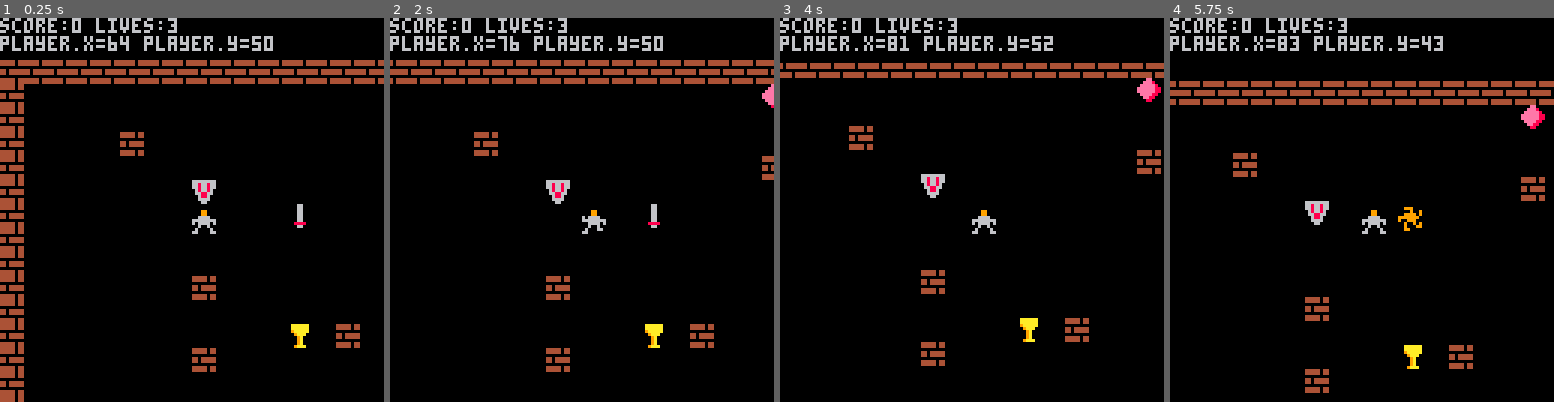
Above: before the commit, frames 1-4 (left to right).
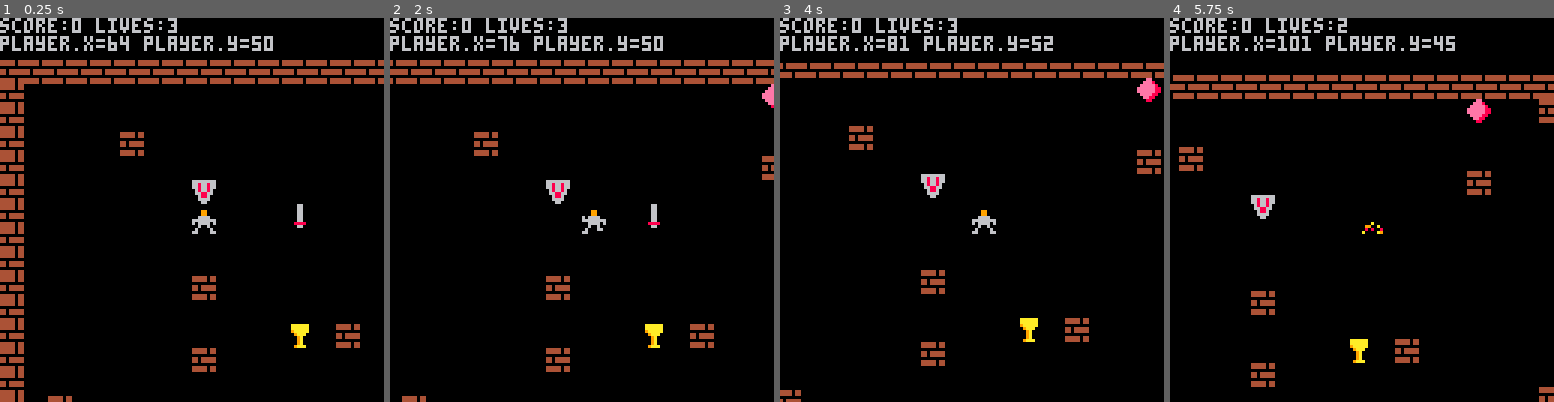
Above: after the commit, the same moments.

Repository: HNE74/pico8
Game: PICO-8 cartridge dtreasure/dtreasure.p8
Two runs of this game, one before a commit and one after it. Both use one fixed random seed, a clock stepped at 60 frames per second and the inputs below.
Inputs:
- Up to frame 1 (0.25 s): no input
- Up to frame 2 (2 s): tap X (X key) at 0.33, 1.07, 1.85 s; tap O (Z key) at 0.7, 1.7 s; hold Right from 1.6 s (still down)
- Up to frame 3 (4 s): release Right at 2.1 s; tap O (Z key) every 0.4 s from 2.1 to 3.7 s; hold Up 2.15-2.42 s; hold Right 2.47-3.03 s; tap X (X key) at 2.97 s; hold Left 3.08-3.58 s; hold Down 3.63-3.97 s
- Up to frame 4 (5.75 s): hold Right 4.02-4.68 s; tap X (X key) at 4.08, 5.2 s; tap O (Z key) every 0.4 s from 4.1 to 5.7 s; hold Up 4.73-5.03 s; hold Left 5.08-5.68 s; hold Down from 5.73 s (still down)

The runs differ from the first frame. In frame 1, less than 0.1% of the frame differs, in the area x 12-19%, y 98-100%; in frame 2, less than 0.1%; in frame 3, 0.1%; in frame 4, 11%, in the area x 0-100%, y 1-100%.

Commit message:
fix sword dragon collision

Diff:
--- a/dtreasure/dtreasure.p8
+++ b/dtreasure/dtreasure.p8
@@ -23,7 +23,7 @@
   world.tiles={}
   world.width=30
   world.height=30
-  world.obstacles=20
+  world.obstacles=25
 
   for y=1,world.height do
     world[y]={}
@@ -118,7 +118,7 @@
 function create_shield_tile()
   local tp=nil
   local drcol=true
-  while tp==nil or tp.value~=0 do
+  while drcol or tp==nil or tp.value~=0 do
     tp=world.tiles[flr(rnd(#world.tiles))+1]
     drcol=intersect(tp,dragon)
   end
@@ -243,8 +243,6 @@
   dragon={}
   dragon.w=32
   dragon.h=16
-  dragon.xp=8*15
-  dragon.yp=8*15
   dragon.maincolor=1
   dragon.sprite=16
   dragon.fire={}
@@ -255,11 +253,13 @@
 
   local dcol=true
   while(dcol==true) do
-    dragon.xp=flr(rnd(world.width*tile.w))
-    dragon.yp=flr(rnd(world.height*tile.h))
+    dragon.xp=flr(rnd(world.width))*tile.w
+    dragon.yp=flr(rnd(world.height))*tile.h
+    dcol=false
     for t in all(world.tiles) do
-      if not intersect(t,dragon) then
-        dcol=false
+      local anycol=intersect(t,dragon)
+      if anycol and t.value~=0 then
+        dcol=true
       end
     end
   end
